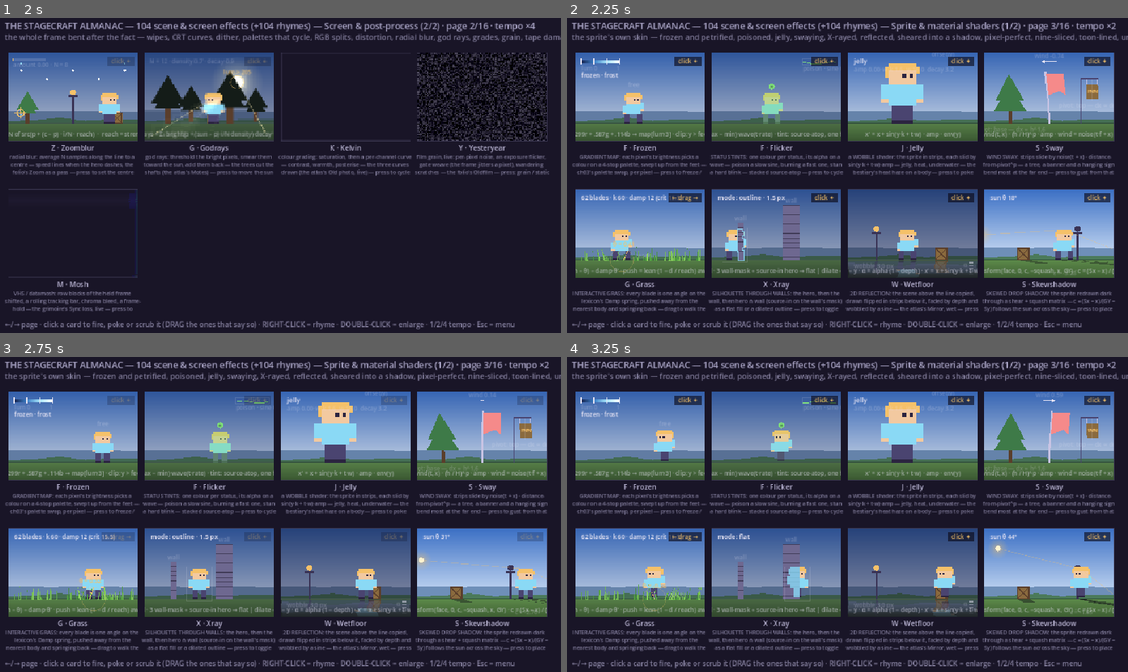
Above: before the commit, frames 1-4 (two rows, left to right).
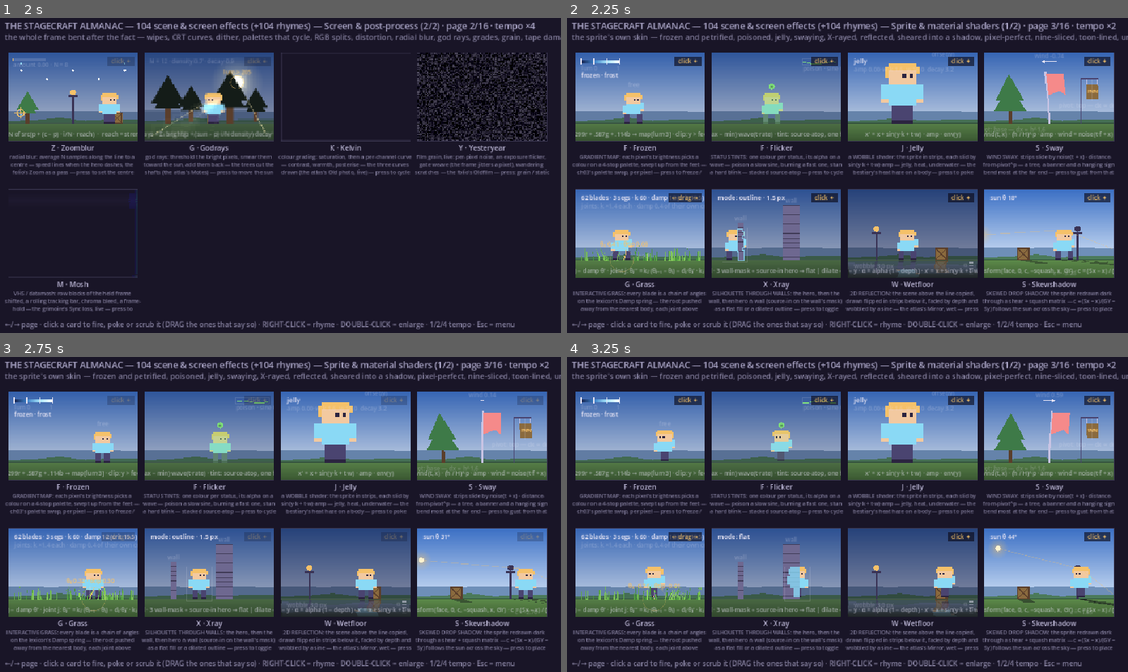
Above: after the commit, the same moments.

Repository: esorhizome/sparks-and-sprites
Game: Godot game, scene res://scenes/stagecraft.tscn
Two runs of this game, one before a commit and one after it. Both use one fixed random seed, a clock stepped at 60 frames per second and the inputs below. This scene is started directly instead of the project's main scene.
Inputs (mouse positions are in pixels of both pictures, inside the frame that each line leads up to):
- Up to frame 1 (2 s): tap Enter at 0.5 s; move the mouse to (403, 159) at 0.52 s; hold Right 0.53-1.25 s; tap 4 at 0.6 s; click (403, 159) at 0.67 s; tap Space at 0.77, 1.07 s; drag from (168, 191) to (252, 238) at 1.27 s
- Up to frame 2 (2.25 s): move the mouse to (903, 103) at 2.02 s; hold Right from 2.03 s (still down); tap 2 at 2.1 s
- Up to frame 3 (2.75 s): keep holding Right
- Up to frame 4 (3.25 s): release Right at 2.75 s; drag from (819, 577) to (673, 464) at 2.77 s

Frame 1 is identical in both runs. In frame 2, 0.8% of the frame differs, in the area x 1-25%, y 56-94%; in frame 3, 0.8%; in frame 4, 0.8%.

Commit message:
Grass: every blade a chain of angle springs (root + joints), web + Godot
The Grass card's blades were rigid needles on one damped spring. Now each
blade is a chain: the root keeps its spring, every joint above it runs the
same spring with its rest set to the segment below - stiffer per joint
(tip x1.4: the segment above is lighter) and under-damped (tipdamp 0.4 of
its own critical) - so the tip lags on the way out and whips through on the
way back. Blades draw as tapered polygons along the chain; the marked blade
reads both root and tip angles. The Gale rhyme keeps its stalks nearly rigid
(tip 0.8, tipdamp 0.9). joints = 1 restores the old needle.

Review fixes on top of the first draft:
- the spring loop is cut into substeps of at most 0.02 s when a frame is
  coarse (the stiff joints need sqrt(k)*h < 2 and damp*h < 2), one step at 60 fps
- the Godot almanac painter now clamps dt to 0.05 s like the web runtime,
  so a dragged window cannot arrive as one huge step
- the hint said the joints were "softer"; they are quicker - fixed
- the HUD line no longer overflows the card: the joint dials sit on a
  second, dimmer line
- docs/stagecraft.js carried the single-angle version; ported so the twins agree

Co-Authored-By: Claude Fable 5.1 <noreply@anthropic.com>

Diff:
--- a/demos/godot/scenes/stage/skin.gd
+++ b/demos/godot/scenes/stage/skin.gd
@@ -79,18 +79,21 @@
 		"rhyme": { "name": "Storm", "hint": "more than twice the amplitude, a wind that changes three times as fast, and the banner torn — the night the sign came down",
 			"dials": { "amp": 0.14, "freq": 1.5, "broken": true } } },
 	{ "id": "grass", "letter": "G", "name": "Grass", "drag": true,
-		"hint": "INTERACTIVE GRASS: every blade is one angle on the lexicon's Damp spring, pushed away from the nearest body and springing back — drag to walk the hero through",
+		"hint": "INTERACTIVE GRASS: every blade is a chain of angles on the lexicon's Damp spring — the root pushed away from the nearest body, each joint above chasing the one below on its own quicker, under-damped spring, so the tip lags and whips through after the body has passed — drag to walk the hero through",
 		"dials": { "blades": 70,          # blades per 250 px of width
-			"k": 60,                    # the angle spring's stiffness
+			"k": 60,                    # the root spring's stiffness
 			"damp": 12,                 # its damping (2√k would be critical)
+			"joints": 3,                # segments per blade: the root + the joints that follow it (1 = the old rigid needle)
+			"tip": 1.4,                 # each joint's k as a multiple of the one below: above 1 because the segment above is lighter — the same bend rights it faster
+			"tipdamp": 0.4,             # a joint's damping, as a fraction of ITS OWN critical — well under 1, so the tip overshoots the root and whips through
 			"lean": 1.1,                # the most a body can push a blade, radians
 			"reach": 0.09,              # a body's push radius, as a fraction of W
 			"wind": 0.15,               # the resting lean the wind asks for, radians
 			"speed": 0.3,               # the hero's run, screens per second
 			"palette": ["#3E8A38", "#8ED45E"],
-			"label": "θ'' = k·(rest + push − θ) − damp·θ' · push = lean·(1 − d / reach) away from the body" },
-		"rhyme": { "name": "Gale", "hint": "stiff dry stalks under a strong wind — a hard spring that barely gives to the body and a resting lean the whole field agrees on",
-			"dials": { "k": 150, "wind": 0.55, "palette": ["#A89048", "#E2CB6C"] } } },
+			"label": "root: θ'' = k·(rest + push − θ) − damp·θ' · joint j: θⱼ'' = kⱼ·(θⱼ₋₁ − θⱼ) − dⱼ·θⱼ' · kⱼ = tip·kⱼ₋₁ · dⱼ = tipdamp·2√kⱼ" },
+		"rhyme": { "name": "Gale", "hint": "stiff dry stalks under a strong wind — a hard spring that barely gives to the body, joints almost as stiff as the root, and a resting lean the whole field agrees on",
+			"dials": { "k": 150, "wind": 0.55, "tip": 0.8, "tipdamp": 0.9, "palette": ["#A89048", "#E2CB6C"] } } },
 	{ "id": "xray", "letter": "X", "name": "Xray",
 		"hint": "SILHOUETTE THROUGH WALLS: the hero, then the wall, then hero ∩ wall (source-in on the wall's mask) as a flat fill or a dilated outline — press to toggle",
 		"dials": { "mode": "outline",     # outline / flat
@@ -790,13 +793,19 @@
 			b.gustDir = 1
 			b.autoT = 0.0
 		"grass":
-			# each blade of grass is ONE number, its angle θ from vertical, and one
-			# rule: a damped spring toward a resting angle (the lexicon's Damp). the
-			# wind moves the rest a little; a BODY nearby pushes the rest away from
+			# each blade of grass is a short CHAIN of angles from vertical. the root is
+			# one rule: a damped spring toward a resting angle (the lexicon's Damp).
+			# the wind moves the rest a little; a BODY nearby pushes the rest away from
 			# itself, harder the closer it is, and when the body has passed the spring
-			# brings the blade back, overshooting a touch because the damping is a
-			# little under critical. blades are sheared quads: a base on the ground and
-			# a tip at (sin θ, −cos θ) times the height. the marked blade shows its θ.
+			# brings the root back, overshooting a touch because the damping is a
+			# little under critical. every JOINT above the root is the same spring
+			# again, its rest the angle of the segment below it, quicker (k · tip: the
+			# segment above is lighter, so k here is stiffness PER inertia) and much
+			# less damped (tipdamp of its own critical) — so the tip lags the root on
+			# the way out and whips through it on the way back: real grass is a
+			# cantilever, clamped at the ground, that rings from the top.
+			# a blade is drawn as a tapered polygon along its segments; the marked
+			# blade shows its root θ and its tip θ.
 			var nn := maxi(8, roundi(float(D.blades) * W / 250.0))
 			var R := Kit.rng(5)
 			var pal: Array = D.palette
@@ -818,6 +827,14 @@
 			om.resize(nn)
 			b.th = th
 			b.om = om
+			var J := maxi(1, int(D.joints))               # segments per blade; joints above the root: J − 1
+			var tj := PackedFloat32Array()                # joint angles, blade-major: tj[i * (J − 1) + j]
+			var oj := PackedFloat32Array()                # and their angular velocities
+			tj.resize(nn * (J - 1))
+			oj.resize(nn * (J - 1))
+			b.J = J
+			b.tj = tj
+			b.oj = oj
 			b.cols = cols
 			b.hx = W * 0.2
 			b.tx = W * 0.8
@@ -1202,6 +1219,17 @@
 			var wind: float = D.wind
 			var near := 0
 			var near_d := 1.0e9
+			var J: int = b.J
+			var tj: PackedFloat32Array = b.tj
+			var oj: PackedFloat32Array = b.oj
+			var tip: float = D.tip
+			var tipdamp: float = D.tipdamp
+			# the joints up a blade are stiffer than the root (k · tip per joint), and a
+			# symplectic step is only stable while √k·h < 2 and damp·h < 2 — so a coarse
+			# frame is cut into substeps of at most 0.02 s (the lexicon's Substep):
+			# at 60 fps that is one step, exactly what it was
+			var sub := maxi(1, ceili(dt * 50.0))
+			var h := dt / float(sub)
 			for i in nn:
 				var rest := Kit.noise(t * 1.3 + bx[i] / W * 4.0) * wind
 				var dx := bx[i] - hx
@@ -1211,8 +1239,18 @@
 				if ad < near_d:
 					near_d = ad
 					near = i
-				om[i] += (kk * (rest - th[i]) - damp * om[i]) * dt
-				th[i] = clampf(th[i] + om[i] * dt, -1.5, 1.5)
+				for _s in sub:
+					om[i] += (kk * (rest - th[i]) - damp * om[i]) * h
+					th[i] = clampf(th[i] + om[i] * h, -1.5, 1.5)
+					var below: float = th[i]              # the joints: each chases the segment below
+					var kj: float = kk
+					for j in J - 1:
+						kj *= tip                         # quicker with every joint up the blade (lighter segment, same bend)
+						var dj := tipdamp * 2.0 * sqrt(kj)   # a fraction of THIS joint's critical damping
+						var idx := i * (J - 1) + j
+						oj[idx] += (kj * (below - tj[idx]) - dj * oj[idx]) * h
+						tj[idx] = clampf(tj[idx] + oj[idx] * h, -1.6, 1.6)
+						below = tj[idx]
 			b.near = near
 		"xray":
 			var dir: int = b.dir
@@ -1540,32 +1578,57 @@
 			var bx: PackedFloat32Array = b.bx
 			var bh: PackedFloat32Array = b.bh
 			var th: PackedFloat32Array = b.th
+			var tj: PackedFloat32Array = b.tj
+			var J: int = b.J
 			var cols: Array[Color] = b.cols
 			var hx: float = b.hx
 			var moving: bool = b.moving
 			var dir: int = b.dir
 			var reach := W * float(D.reach)
 			var hw := maxf(1.0, H * 0.006)
+			var pts: Array = []                           # the marked blade's joints, base → tip, kept for the readout
 			for pass_i in 2:                              # odd blades behind the hero, even ones in front
 				if pass_i == 1:
 					Kit.hero(n, b, Vector2(hx, GY), { "pose": "run" if moving else "stand", "frame": _frame_of(t) if moving else 0.0, "face": dir })
 				var i := pass_i
 				while i < nn:
-					var tipx := bx[i] + sin(th[i]) * bh[i]
-					var tipy := GY - cos(th[i]) * bh[i]
-					Kit.poly(n, [Vector2(bx[i] - hw, GY + 1), Vector2(bx[i] + hw, GY + 1), Vector2(tipx, tipy)], cols[i])
+					# walk the chain: each segment is bh / J long at its own angle. the
+					# polygon goes up the left side, round the tip and down the right, the
+					# half-width shrinking to nothing at the tip.
+					var seg := bh[i] / float(J)
+					var p := Vector2(bx[i], GY)
+					var left: Array = [Vector2(bx[i] - hw, GY + 1)]
+					var right: Array = [Vector2(bx[i] + hw, GY + 1)]
+					var chain: Array = [p]
+					for j in J:
+						var a: float = th[i] if j == 0 else tj[i * (J - 1) + j - 1]
+						p += Vector2(sin(a), -cos(a)) * seg
+						chain.append(p)
+						if j < J - 1:
+							var w := hw * (1.0 - float(j + 1) / float(J))
+							var side := Vector2(cos(a), sin(a)) * w
+							left.append(p - side)
+							right.append(p + side)
+					left.append(p)                        # the tip, shared by both sides
+					right.reverse()
+					Kit.poly(n, left + right, cols[i])
+					if i == b.near:
+						pts = chain
 					i += 2
-			var ni: int = b.near                          # the marked blade: its θ
-			var tx := bx[ni] + sin(th[ni]) * bh[ni]
-			var ty := GY - cos(th[ni]) * bh[ni]
+			var ni: int = b.near                          # the marked blade: its root θ and its tip θ
+			var tip_a: float = th[ni] if J == 1 else tj[ni * (J - 1) + J - 2]
 			Kit.line(n, Vector2(bx[ni], GY), Vector2(bx[ni], GY - bh[ni]), Color(0.91, 0.898, 0.957, 0.3), 1.0)
-			Kit.line(n, Vector2(bx[ni], GY), Vector2(tx, ty), Kit.SUN, 1.0)
-			n.draw_arc(Vector2(bx[ni], GY), bh[ni] * 0.5, -PI / 2.0, -PI / 2.0 + th[ni], 16, Kit.SUN, 1.0)
-			Kit.label(n, b, "θ = %.2f" % th[ni], Vector2(bx[ni], GY - bh[ni] - 6), Kit.SUN, true)
+			for j in pts.size() - 1:
+				Kit.line(n, pts[j], pts[j + 1], Kit.SUN, 1.0)
+			n.draw_arc(Vector2(bx[ni], GY), bh[ni] * 0.35, -PI / 2.0, -PI / 2.0 + th[ni], 16, Kit.SUN, 1.0)
+			var tip_txt := "θ = %.2f" % th[ni] if J == 1 else "θ₀ %.2f · θtip %.2f" % [th[ni], tip_a]
+			Kit.label(n, b, tip_txt, Vector2(bx[ni], GY - bh[ni] - 6), Kit.SUN, true)
 			Kit.ring(n, Vector2(hx, GY), reach, Color(0.961, 0.757, 0.412, 0.25))
 			Kit.label(n, b, "reach", Vector2(hx + reach + 3, GY - 3), Kit.DIM)
 			var kk: float = D.k
-			Kit.text(n, "%d blades · k %s · damp %s (crit %.1f)" % [nn, _num(kk), _num(float(D.damp)), 2.0 * sqrt(kk)], Vector2(10, 18), 10, Kit.INK)
+			Kit.text(n, "%d blades · %d segs · k %s · damp %s (crit %.1f)" % [nn, J, _num(kk), _num(float(D.damp)), 2.0 * sqrt(kk)], Vector2(10, 18), 10, Kit.INK)
+			if J > 1:
+				Kit.label(n, b, "joints: k ×%s each · damp %s of their own critical" % [_num(float(D.tip)), _num(float(D.tipdamp))], Vector2(10, 32), Kit.DIM)
 			Kit.label(n, b, D.label, Vector2(W / 2.0, H - 8.0), FAINT, true)
 		"xray":
 			Kit.stage(n, b, 0.3)
--- a/demos/godot/scenes/stagecraft.gd
+++ b/demos/godot/scenes/stagecraft.gd
@@ -73,6 +73,7 @@
 		if not b.armed:                              # an opt-in card waits, still, for a click
 			queue_redraw()
 			return
+		dt = minf(dt, 0.05)                          # a hitch (a dragged window, a stall) must not arrive as one huge step — the web twin clamps the same
 		for k in tempo:                              # tempo = extra substeps, not a bigger dt
 			b.t += dt
 			fam.tick(b, dt, b.t)
Not shown, changed: cheatsheets/stagecraft.md
Not shown, changed: docs/stagecraft.js
